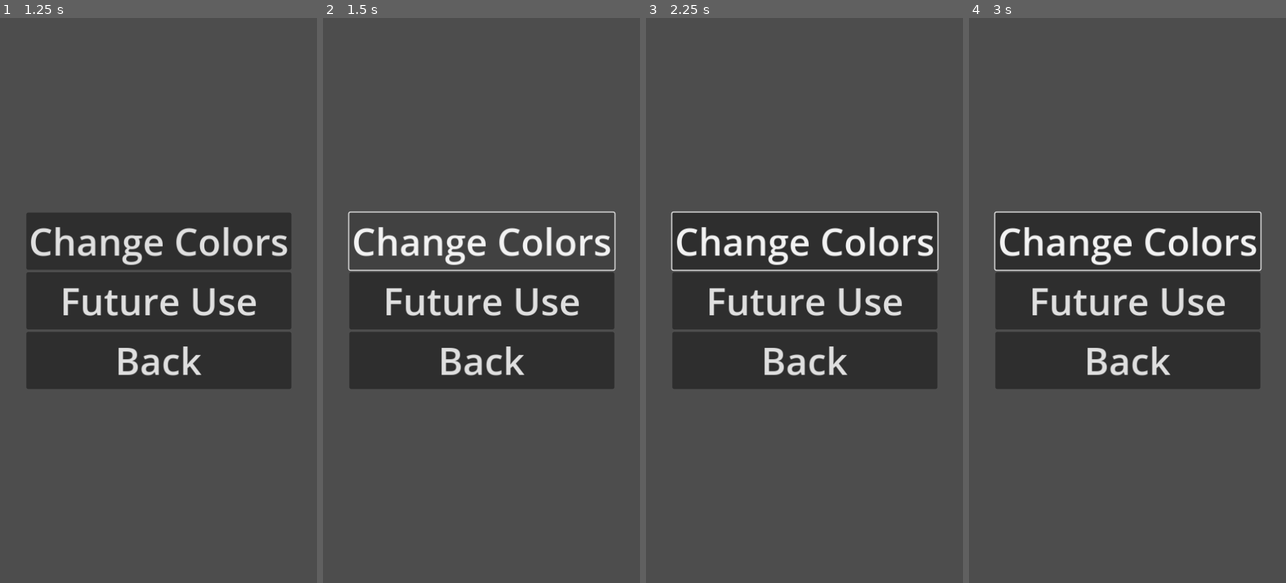
Above: before the commit, frames 1-4 (left to right).
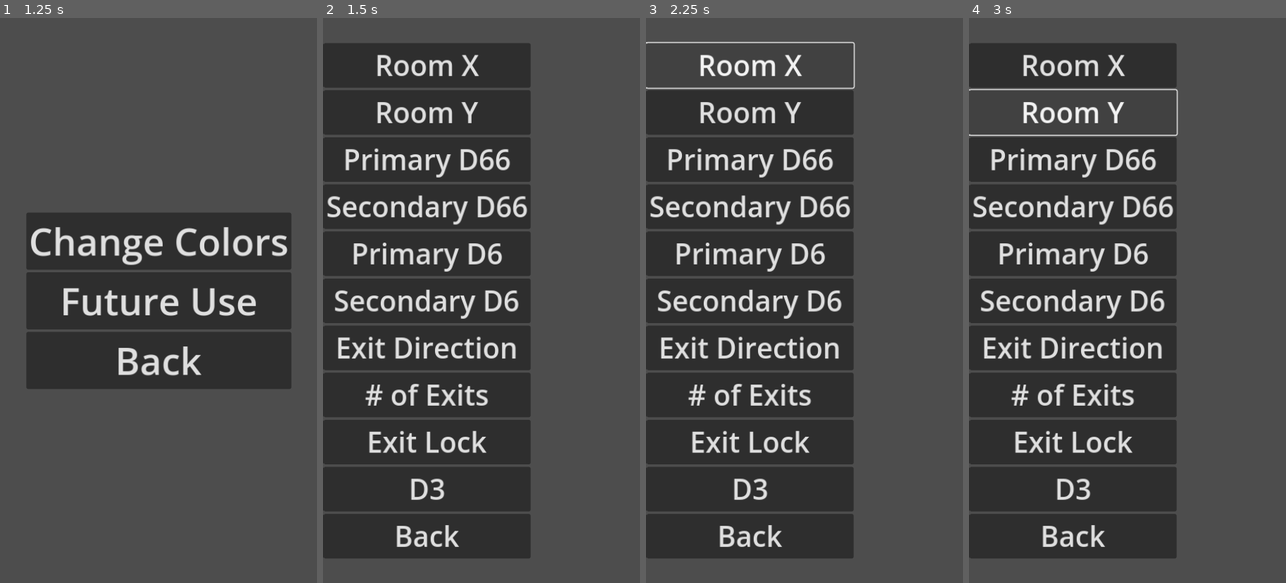
Above: after the commit, the same moments.

Repository: Teufelauto/2D6D-Dice
Game: Godot game, scene res://DiceTrayData/dice_start_menu.tscn
Two runs of this game, one before a commit and one after it. Both use one fixed random seed, a clock stepped at 60 frames per second and the inputs below.
Inputs (mouse positions are in pixels of both pictures, inside the frame that each line leads up to):
- Up to frame 1 (1.25 s): click "Options" at 0.5 s
- Up to frame 2 (1.5 s): click "Change Colors" at 1.25 s
- Up to frame 3 (2.25 s): click (750, 63) at 2 s, where only the run after the commit has a clickable "Room X"
- Up to frame 4 (3 s): click (1073, 114) at 2.75 s, where only the run after the commit has a clickable "Room Y"

Frame 1 is identical in both runs. In frame 2, 50% of the frame differs, in the area x 0-93%, y 4-96%; in frame 3, 48%; in frame 4, 48%.

Commit message:
Add Color Menu, versiuon increment to 0.8.1

Diff:
--- /dev/null
+++ b/DiceTrayData/dice_color_menu.gd
@@ -0,0 +1,6 @@
+extends Control
+
+
+# Called when the node enters the scene tree for the first time.
+func _ready():
+	pass # Replace with function body.
--- /dev/null
+++ b/DiceTrayData/dice_color_menu.tscn
@@ -0,0 +1,93 @@
+[gd_scene load_steps=3 format=3 uid="uid://deae8wqbvikx6"]
+
+[ext_resource type="Script" path="res://DiceTrayData/dice_color_menu.gd" id="1_8g6k6"]
+
+[sub_resource type="Theme" id="Theme_1glhj"]
+
+[node name="DiceColorMenu" type="Control"]
+layout_mode = 3
+anchors_preset = 15
+anchor_right = 1.0
+anchor_bottom = 1.0
+grow_horizontal = 2
+grow_vertical = 2
+script = ExtResource("1_8g6k6")
+
+[node name="MarginContainer" type="MarginContainer" parent="."]
+layout_mode = 1
+anchors_preset = 4
+anchor_top = 0.5
+anchor_bottom = 0.5
+offset_top = -410.5
+offset_right = 301.0
+offset_bottom = 410.5
+grow_vertical = 2
+
+[node name="VBoxContainer" type="VBoxContainer" parent="MarginContainer"]
+layout_mode = 2
+
+[node name="XDim" type="Button" parent="MarginContainer/VBoxContainer"]
+layout_mode = 2
+theme = SubResource("Theme_1glhj")
+theme_override_font_sizes/font_size = 45
+text = "Room X"
+
+[node name="YDim" type="Button" parent="MarginContainer/VBoxContainer"]
+layout_mode = 2
+theme = SubResource("Theme_1glhj")
+theme_override_font_sizes/font_size = 45
+text = "Room Y"
+
+[node name="DoublePrimary" type="Button" parent="MarginContainer/VBoxContainer"]
+layout_mode = 2
+theme = SubResource("Theme_1glhj")
+theme_override_font_sizes/font_size = 45
+text = "Primary D66"
+
+[node name="DoubleSecondary" type="Button" parent="MarginContainer/VBoxContainer"]
+layout_mode = 2
+theme = SubResource("Theme_1glhj")
+theme_override_font_sizes/font_size = 45
+text = "Secondary D66"
+
+[node name="SinglePrimary" type="Button" parent="MarginContainer/VBoxContainer"]
+layout_mode = 2
+theme = SubResource("Theme_1glhj")
+theme_override_font_sizes/font_size = 45
+text = "Primary D6"
+
+[node name="SingleSecondary" type="Button" parent="MarginContainer/VBoxContainer"]
+layout_mode = 2
+theme = SubResource("Theme_1glhj")
+theme_override_font_sizes/font_size = 45
+text = "Secondary D6"
+
+[node name="ExitDirection" type="Button" parent="MarginContainer/VBoxContainer"]
+layout_mode = 2
+theme = SubResource("Theme_1glhj")
+theme_override_font_sizes/font_size = 45
+text = "Exit Direction"
+
+[node name="ExitNum" type="Button" parent="MarginContainer/VBoxContainer"]
+layout_mode = 2
+theme = SubResource("Theme_1glhj")
+theme_override_font_sizes/font_size = 45
+text = "# of Exits"
+
+[node name="ExitLock" type="Button" parent="MarginContainer/VBoxContainer"]
+layout_mode = 2
+theme = SubResource("Theme_1glhj")
+theme_override_font_sizes/font_size = 45
+text = "Exit Lock"
+
+[node name="D3Die" type="Button" parent="MarginContainer/VBoxContainer"]
+layout_mode = 2
+theme = SubResource("Theme_1glhj")
+theme_override_font_sizes/font_size = 45
+text = "D3"
+
+[node name="Back" type="Button" parent="MarginContainer/VBoxContainer"]
+layout_mode = 2
+theme = SubResource("Theme_1glhj")
+theme_override_font_sizes/font_size = 45
+text = "Back"
--- a/DiceTrayData/dice_options_menu.gd
+++ b/DiceTrayData/dice_options_menu.gd
@@ -2,7 +2,7 @@
 
 
 func _on_change_colors_pressed():
-	pass # Replace with function body.
+	get_tree().change_scene_to_file("res://DiceTrayData/dice_color_menu.tscn")
 
 
 func _on_dice_options_pressed():
--- a/project.godot
+++ b/project.godot
@@ -12,7 +12,7 @@
 
 config/name="2D6D Dice"
 config/description="A Digital Dice app for the Solo Player Dungeon Crawler \"2D6 Dungeon\" by Toby Lancaster.  This app …(185 unchanged characters)…
-config/version="0.8.0"
+config/version="0.8.1"
 config/tags=PackedStringArray("3d", "dice", "mobile", "rpg")
 run/main_scene="res://DiceTrayData/dice_start_menu.tscn"
 config/features=PackedStringArray("4.2", "Mobile")
